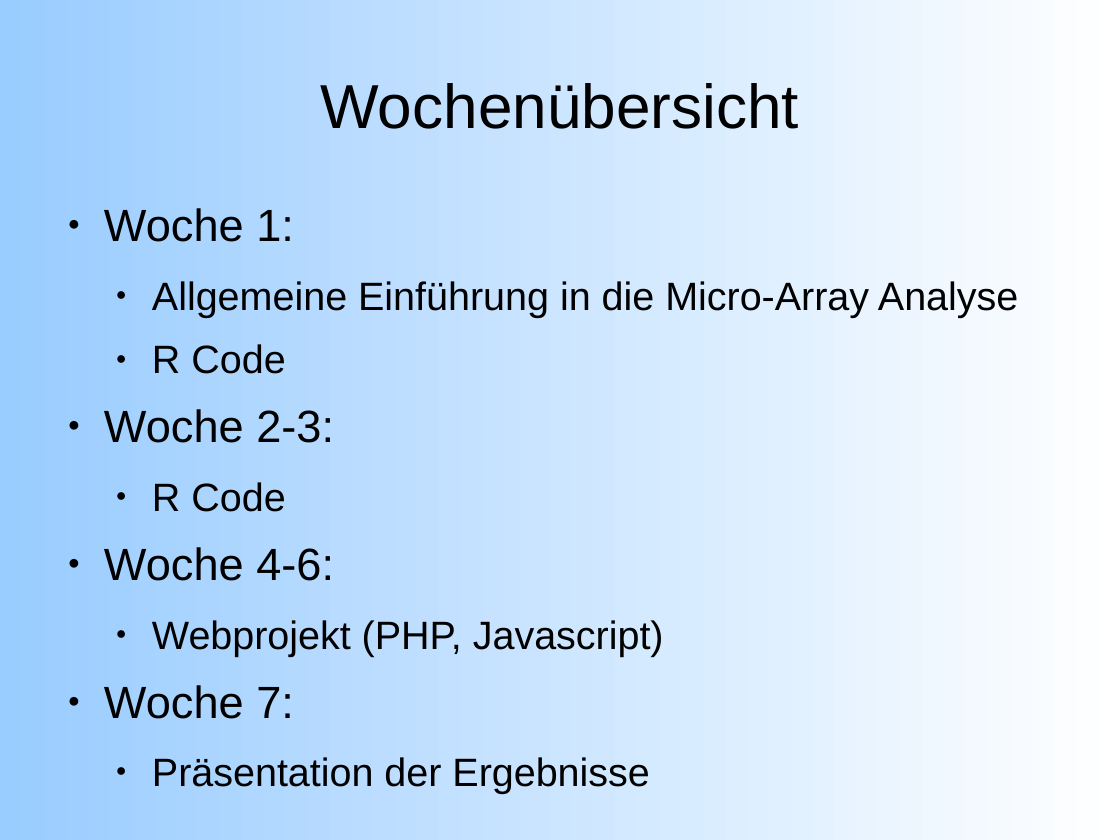
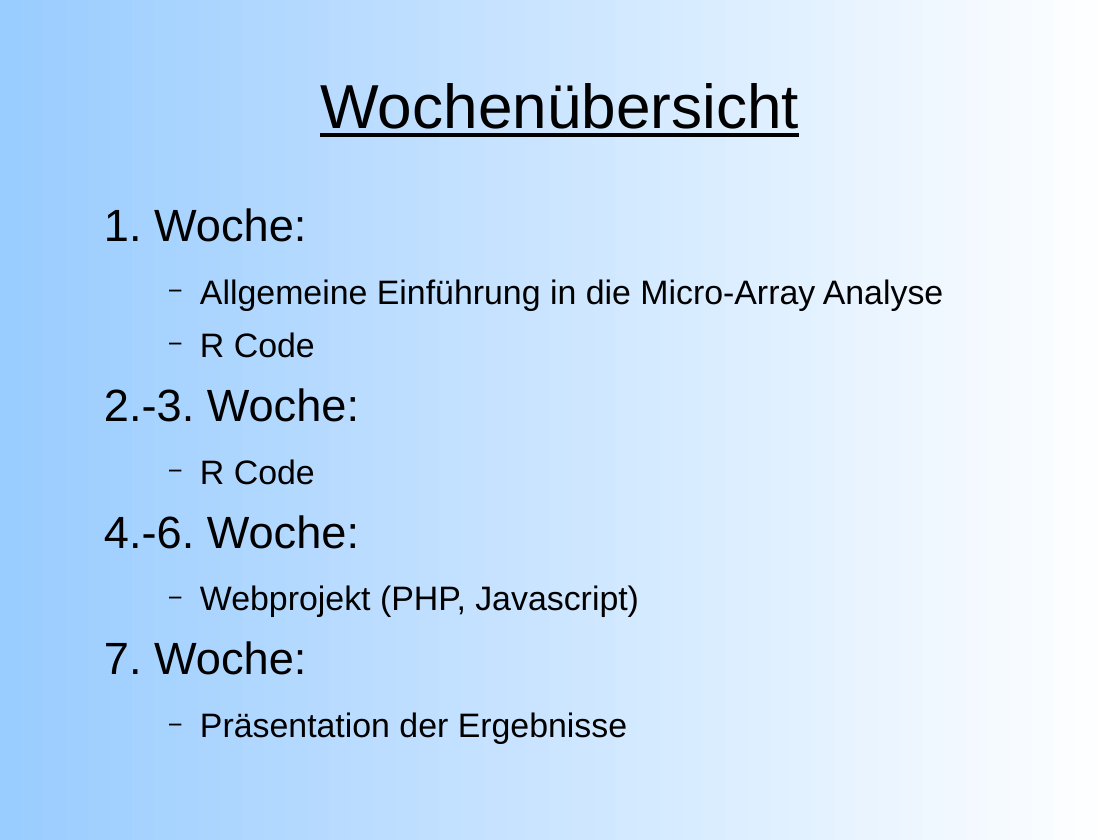
Before and after one commit to emmkey/GenEx, a slide deck: slide 2 of Abschlusspraesentations Daten/Abschlusspräsentation_In_Arbeit.odp. Drawn at 1120x840 pixels with LibreOffice and Linux fonts; fonts in the diff are those of the drawing. Boxes give left, top, right and bottom in pixels: in the first picture for what was removed or moved away, otherwise in the second. Text is boxed around its words. In the diff, an @@ line names an element or a change of style, - is before the commit and + after.

```diff
--- a/Abschlusspraesentations Daten/Abschlusspräsentation_In_Arbeit.odp
+++ b/Abschlusspraesentations Daten/Abschlusspräsentation_In_Arbeit.odp
@@ title "Wochenübersicht" at bbox=[320, 83, 798, 137]: underline on @@
@@ text at bbox=[104, 208, 306, 242]: text changed @@
-● Woche 1:
+1. Woche:
@@ text at bbox=[200, 279, 943, 744]: size 28 to 24 pt in "Allgemeine Einführung in die Micro-Array Analyse", "R Code", "R Code", "Webprojekt (PHP, Javascript)" and 1 more places; bullet ● to −; list level 2 to 3 in "Allgemeine Einführung in die Micro-Array ..."; list level 2 to 3 in "R Code"; list level 2 to 3 in "Webprojekt (PHP, Javascript)"; list level 2 to 3 in "Präsentation der Ergebnisse" @@
@@ text at bbox=[104, 388, 359, 422]: text changed @@
-● Woche 2-3:
+2.-3. Woche:
@@ text at bbox=[104, 515, 359, 549]: text changed @@
-● Woche 4-6:
+4.-6. Woche:
@@ text at bbox=[104, 641, 306, 675]: text changed @@
-● Woche 7:
+7. Woche:
```
Also in this commit, not shown: 4 other slides changed.
